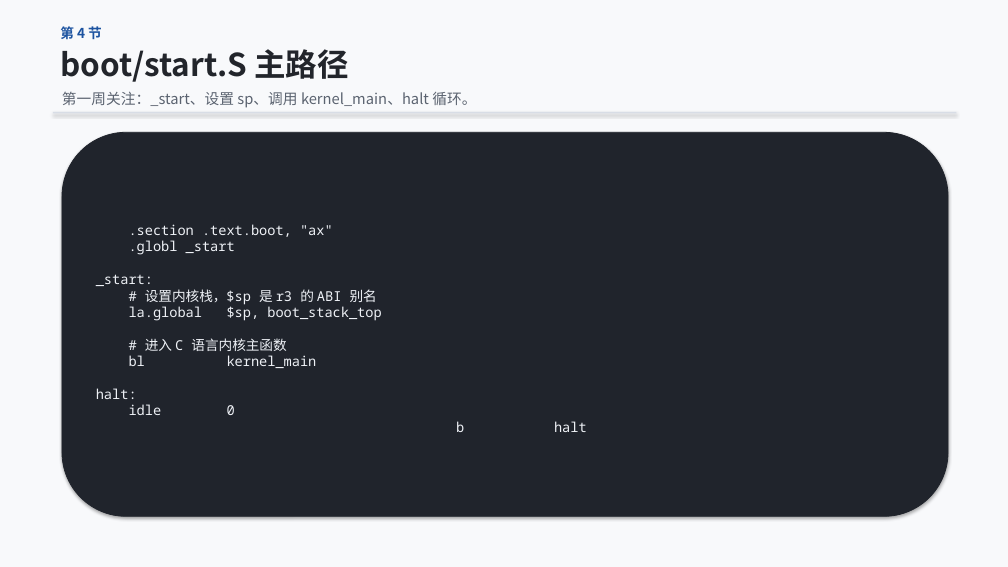
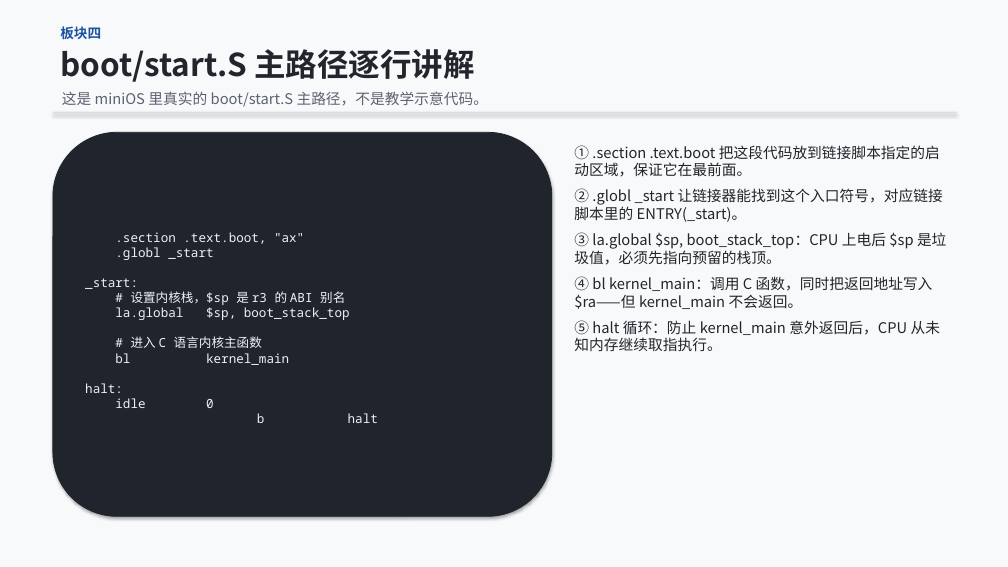
Before and after one commit to cxi218447-byte/miniOS, a slide deck: slide 14 of docs/week01/week01_qemu_hello_course.pptx (slide 22 before the commit). Drawn at 1008x567 pixels with LibreOffice and Linux fonts; fonts in the diff are those of the drawing. Boxes give left, top, right and bottom in pixels: in the first picture for what was removed or moved away, otherwise in the second. Text is boxed around its words. In the diff, an @@ line names an element or a change of style, - is before the commit and + after.

```diff
--- a/docs/week01/week01_qemu_hello_course.pptx
+++ b/docs/week01/week01_qemu_hello_course.pptx
@@ text at (60, 26, 101, 39): text changed @@
-第 4 节
+板块四
@@ text at (60, 49, 474, 82): text changed @@
-boot/start.S 主路径
+boot/start.S 主路径逐行讲解
@@ text at (62, 91, 489, 107): text changed @@
-第一周关注：_start、设置 sp、调用 kernel_main、halt 循环。
+这是 miniOS 里真实的 boot/start.S 主路径，不是教学示意代码。
@@ rounded rectangle ".section .text.boot, "ax" .globl _start ...": place and size @@
-rounded rectangle ".section .text.boot, "ax" .globl _start ..." at (62, 132, 948, 516)
+rounded rectangle ".section .text.boot, "ax" .globl _start ..." at (53, 132, 552, 516)
@@ rounded rectangle ".section .text.boot, "ax" .globl _start ..." at (53, 132, 552, 516): size 13 to 12 pt @@
@@ text added at (574, 145, 946, 352), 14 pt, text #22252B @@
+① .section .text.boot 把这段代码放到链接脚本指定的启动区域，保证它在最前面。
+② .globl _start 让链接器能找到这个入口符号，对应链接脚本里的 ENTRY(_start)。
+③ la.global $sp, boot_stack_top：CPU 上电后 $sp 是垃圾值，必须先指向预留的栈顶。
+④ bl kernel_main：调用 C 函数，同时把返回地址写入 $ra——但 kernel_main 不会返回。
+⑤ halt 循环：防止 kernel_main 意外返回后，CPU 从未知内存继续取指执行。
```
Also in this commit, not shown: 17 other slides changed, 3 slides added, 13 slides removed, 2 other files.
